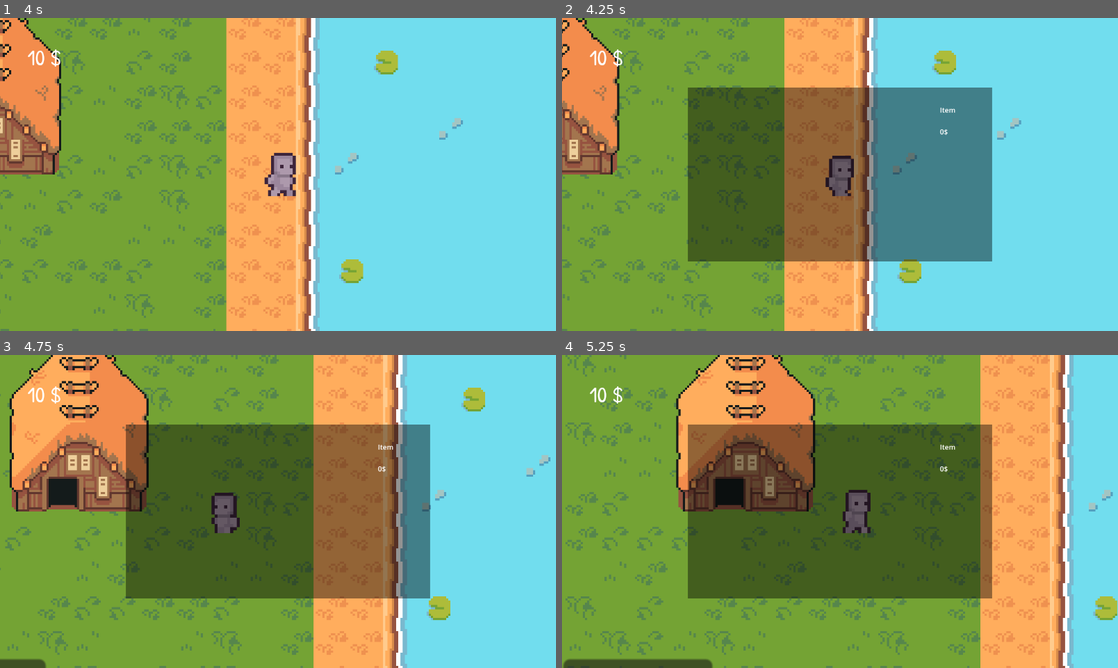
Above: before the commit, frames 1-4 (two rows, left to right).
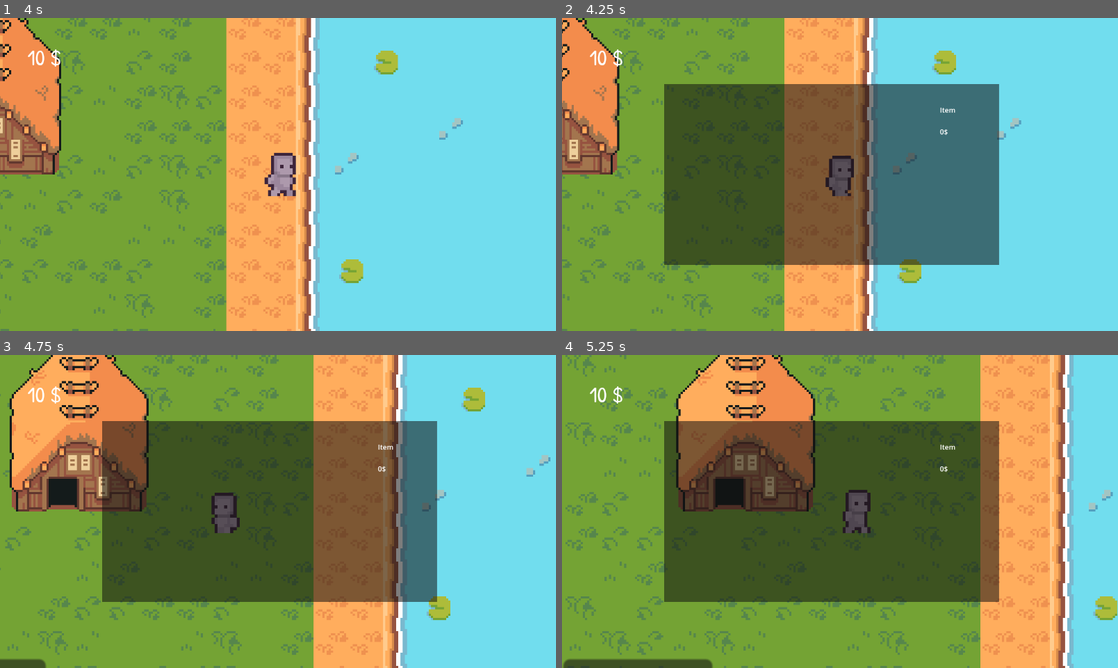
Above: after the commit, the same moments.

Repository: NileKnight1/tycoon
Game: Godot game, scene res://scenes/game.tscn
The game is run twice, just before and just after one commit, with the same random seed, the same clock (stepped at 60 frames per second) and the same inputs.
Inputs (mouse positions are in pixels of both pictures, inside the frame that each line leads up to):
- Up to frame 1 (4 s): tap Enter (ui_accept) at 0.5, 0.77, 1.52, 3.02, 3.77 s; move the mouse to (400, 158) at 0.52 s; hold E (interact) 0.53-1.28 s; hold D (right) 0.53-2.03 s; move the mouse to (166, 190) at 1.27 s; tap Shift (sprint) at 1.35 s; move the mouse to (333, 105) at 2.02 s; hold A (left) 2.03-2.78 s; tap Alt at 2.1 s; move the mouse to (250, 237) at 2.77 s; hold D (right) from 2.78 s (still down); tap E (interact) at 2.85 s; move the mouse to (444, 221) at 3.52 s; hold Shift (sprint) from 3.53 s (still down)
- Up to frame 2 (4.25 s): keep holding D (right); keep holding Shift (sprint); tap Q (inventory) at 4.15 s
- Up to frame 3 (4.75 s): move the mouse to (111, 464) at 4.27 s; release D (right) at 4.28 s; release Shift (sprint) at 4.28 s; hold A (left) from 4.28 s (still down); tap Alt at 4.35 s; tap Enter (ui_accept) at 4.52 s
- Up to frame 4 (5.25 s): move the mouse to (867, 511) at 5.02 s; release A (left) at 5.03 s; hold D (right) from 5.03 s (still down); hold E (interact) from 5.03 s (still down)

Frame 1 is identical in both runs. In frame 2, 4.5% of the frame differs, in the area x 18-79%, y 21-79%; in frame 3, 4.5%; in frame 4, 4.4%.

Commit message:
edited some ui

Diff:
--- a/scenes/game.tscn
+++ b/scenes/game.tscn
@@ -13,11 +13,16 @@
 [ext_resource type="FontFile" uid="uid://b7faf6p2scur0" path="res://temp.ttf" id="8_gee14"]
 [ext_resource type="Texture2D" uid="uid://b2oor0dp6qlsn" path="res://assets/characters/skeleton/Walk.png" id="9_kvuet"]
 [ext_resource type="Texture2D" uid="uid://ljld8ffkol62" path="res://assets/characters/skeleton/Idle.png" id="10_trtic"]
+[ext_resource type="Texture2D" uid="uid://cpvvhwucou8ci" path="res://assets/ui/button_normal.png" id="14_bt5mj"]
 [ext_resource type="Script" uid="uid://crgqk2rw0amg5" path="res://scripts/worker1.gd" id="14_trtic"]
 [ext_resource type="Texture2D" uid="uid://cgnicxvhdljcl" path="res://assets/interior/TilesetInteriorFloor.png" id="15_264po"]
+[ext_resource type="Texture2D" uid="uid://85j02e472a4j" path="res://assets/ui/button_pressed.png" id="15_e1j6l"]
 [ext_resource type="Texture2D" uid="uid://ca1csoby5ersx" path="res://assets/interior/TilesetWallSimple.png" id="16_1kice"]
+[ext_resource type="Texture2D" uid="uid://chkv8sarajmer" path="res://assets/ui/button_hover.png" id="16_pl11u"]
 [ext_resource type="Texture2D" uid="uid://dwn3h4eckr0bk" path="res://assets/interior/dungeon_.png" id="17_5newe"]
+[ext_resource type="Texture2D" uid="uid://dml6mju06vl4k" path="res://assets/ui/button_disabled.png" id="17_bhx41"]
 [ext_resource type="Texture2D" uid="uid://uyv4v7un12xg" path="res://assets/interior/desertDungeon_.png" id="18_37s47"]
+[ext_resource type="FontFile" uid="uid://cqf1yldi8ixyt" path="res://temp2.ttf" id="18_e1j6l"]
 [ext_resource type="Texture2D" uid="uid://bqkmho5ybxqmd" path="res://assets/interior/dungeon_ (2).png" id="19_bt5mj"]
 
 [sub_resource type="TileSetAtlasSource" id="TileSetAtlasSource_iywne"]
@@ -612,25 +617,43 @@
 anchor_top = 0.5
 anchor_right = 0.5
 anchor_bottom = 0.5
-offset_left = -350.0
-offset_top = -200.0
-offset_right = 350.0
-offset_bottom = 200.0
+offset_left = 366.0
+offset_top = -208.0
+offset_right = 782.1627
+offset_bottom = 562.59863
 grow_horizontal = 2
 grow_vertical = 2
+rotation = 1.5707964
 size_flags_horizontal = 4
-color = Color(0, 0, 0, 0.42352942)
-
-[node name="sell" type="Button" parent="gui"]
+color = Color(0.05882353, 0.05882353, 0.05882353, 0.5411765)
+
+[node name="sell" type="TextureButton" parent="gui"]
 visible = false
-offset_left = 1082.9999
-offset_top = 241.99998
-offset_right = 1900.9999
-offset_bottom = 932.0
+offset_left = 1064.0001
+offset_top = 234.0
+offset_right = 2092.382
+offset_bottom = 1101.4614
 scale = Vector2(0.2017381, 0.2017381)
 focus_mode = 0
-theme_override_font_sizes/font_size = 500
-text = "sell"
+texture_normal = ExtResource("14_bt5mj")
+texture_pressed = ExtResource("15_e1j6l")
+texture_hover = ExtResource("16_pl11u")
+texture_disabled = ExtResource("17_bhx41")
+stretch_mode = 5
+
+[node name="Label" type="Label" parent="gui/sell"]
+z_index = 2
+z_as_relative = false
+layout_mode = 0
+offset_left = 218.104
+offset_top = 218.0
+offset_right = 788.1504
+offset_bottom = 625.0
+theme_override_fonts/font = ExtResource("18_e1j6l")
+theme_override_font_sizes/font_size = 300
+text = "Sell"
+horizontal_alignment = 1
+vertical_alignment = 1
 
 [node name="currency" type="Label" parent="gui"]
 offset_left = 63.0
@@ -696,6 +719,8 @@
 [connection signal="body_exited" from="map/Area2D" to="." method="_on_area_2d_body_exited"]
 [connection signal="body_entered" from="map/house" to="." method="_on_house_body_entered"]
 [connection signal="body_exited" from="map/house" to="." method="_on_house_body_exited"]
+[connection signal="button_down" from="gui/sell" to="." method="_on_sell_button_down"]
+[connection signal="button_up" from="gui/sell" to="." method="_on_sell_button_up"]
 [connection signal="pressed" from="gui/sell" to="gui/inventory" method="_on_sell_pressed"]
 [connection signal="pressed" from="house/back" to="." method="_on_back_pressed"]
 [connection signal="pressed" from="house/Node2D/add" to="." method="_on_add_pressed"]
--- a/scripts/game.gd
+++ b/scripts/game.gd
@@ -2,6 +2,9 @@
 
 
 @onready var sell_button = $gui/sell
+
+@onready var sell_button_text = $gui/sell/Label
+
 @onready var inventory = $gui/inventory
 @onready var currency_label = $gui/currency
 
@@ -24,6 +27,7 @@
 func _ready() -> void:
 	#print(workers)
 	#chests.start()
+	#print(sell_button_text.position.y)
 
 	start_game()
 	player2.no_move = 1
@@ -97,3 +101,16 @@
 
 func _on_add_pressed() -> void:
 	add_worker()
+
+
+func _on_sell_button_down() -> void:
+	sell_button_text.position.y = 280
+	#print(sell_button_text.position.y)
+	pass
+
+
+
+func _on_sell_button_up() -> void:
+	sell_button_text.position.y = 218
+	#print(sell_button_text.position.y)
+	pass
--- a/scripts/global.gd
+++ b/scripts/global.gd
@@ -3,6 +3,7 @@
 
 var inventory = null
 
+var font1 = load("res://temp2.ttf")
 
 var player_speed = 150
 var player_boost = 3
@@ -11,6 +12,14 @@
 var chest_small_time = 0.1
 
 var workers_count = 0
+
+var button_normal = load("res://assets/ui/button_normal.png")
+var button_hover = load("res://assets/ui/button_hover.png")
+var button_disabled = load("res://assets/ui/button_disabled.png")
+var button_pressed = load("res://assets/ui/button_pressed.png")
+
+
+
 
 
 func update_currency(amount):
--- a/scripts/inventory.gd
+++ b/scripts/inventory.gd
@@ -141,9 +141,16 @@
 
 	var row = 0
 
-	var button = Button.new()
-	var all = Button.new()
+
+	# Shop #
+	var button = TextureButton.new()
+	var all = TextureButton.new()
 	var amount_input = SpinBox.new()
+	var button_text = Label.new()
+	var all_text = Label.new()
+
+
+	###
 
 	for child in get_children():
 		if child is Label or child is Button or child is SpinBox or child is TextureButton:
@@ -259,16 +266,48 @@
 		button.disabled = 1
 		all.disabled = 1
 		amount_input.editable = 0
-
-		all.text = "All"
-		button.text = "Sell"
-
+		#
+		#all.text = "All"
+		#button.text = "Sell"
+		#
 		add_child(button)
 		add_child(all)
 		add_child(amount_input)
+		add_child(button_text)
+		add_child(all_text)
+
+		button_text.text = "Sell"
+		all_text.text = "All"
+
+		button.texture_normal = global.button_normal
+		button.texture_hover = global.button_hover
+		button.texture_disabled = global.button_disabled
+		button.texture_pressed = global.button_pressed
+
+		all.texture_normal = global.button_normal
+		all.texture_hover = global.button_hover
+		all.texture_disabled = global.button_disabled
+		all.texture_pressed = global.button_pressed
+
+
+		var tp1 = 300
+		var tp2 = 350
+
+
+		button.scale = Vector2(3.5,3.5)
+		all.scale = Vector2(3.5,3.5)
 
 		button.position = Vector2(870,300)
 		all.position = Vector2(870,350)
+
+		button_text.position = Vector2(883,tp1)
+		all_text.position = Vector2(885,tp2)
+
+		button_text.add_theme_font_override("font", global.font1)
+		all_text.add_theme_font_override("font", global.font1)
+
+
+
 		amount_input.position = Vector2(870,400)
 
 
@@ -291,9 +330,50 @@
 
 		var select_all = func():
 			amount_input.value = amount_input.max_value
-
+			#
 		button.pressed.connect(sell_press)
 		all.pressed.connect(select_all)
+
+		#var text_down = func():
+			#var _temp = tex.position.y
+			#tex.position.y = _temp - 20
+			#
+			#
+
+		#button.button_up.connect(text_down)
+		#all.button_up.connect(text_down)
+
+
+		all.button_up.connect(func():
+			#all_text.text = "Hello1"
+
+			all_text.position.y = tp2
+			print(all_text.position.y)
+
+		)
+
+		all.button_down.connect(func():
+			#all_text.text = "Hello2"
+			all_text.position.y = tp2+2
+			print(all_text.position.y)
+
+		)
+
+
+		button.button_up.connect(func():
+			#button_text.text = "Hello1"
+
+			button_text.position.y = tp1
+			print(button_text.position.y)
+
+		)
+
+		button.button_down.connect(func():
+			#button_text.text = "Hello2"
+			button_text.position.y = tp1+2
+			print(button_text.position.y)
+
+		)
 
 
 
Binary file added: assets/ui/BackgroundWood.png
Not shown, added: assets/ui/BackgroundWood.png.import
Binary file added: assets/ui/ThemePreview.gif
Binary file added: assets/ui/button_disabled.png
Not shown, added: assets/ui/button_disabled.png.import
Binary file added: assets/ui/button_hover.png
Not shown, added: assets/ui/button_hover.png.import
Binary file added: assets/ui/button_normal.png
Not shown, added: assets/ui/button_normal.png.import
Binary file added: assets/ui/button_pressed.png
Not shown, added: assets/ui/button_pressed.png.import
Binary file added: assets/ui/nine_path_panel.png
(and 4 more such lines)
